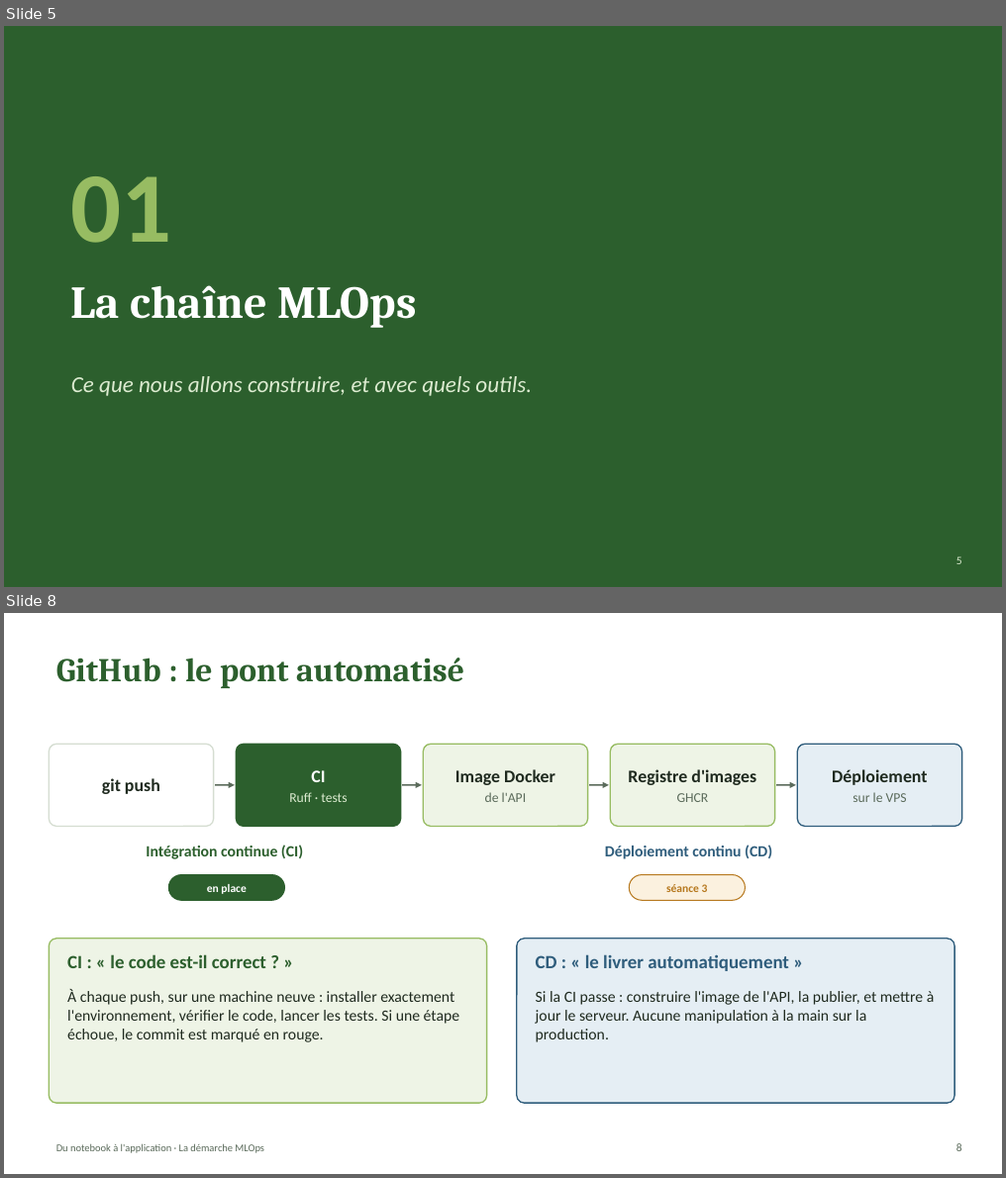
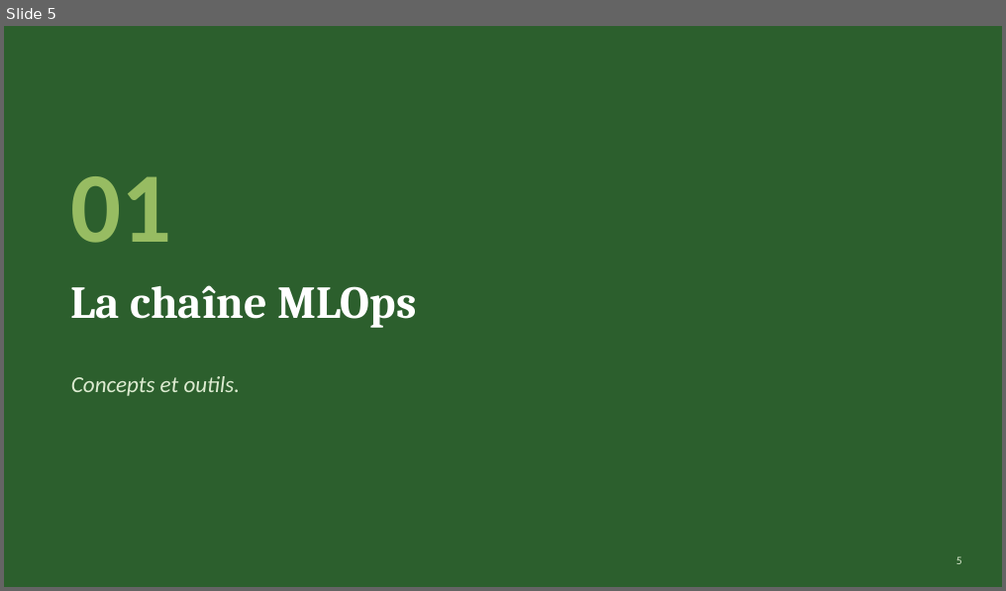
Before and after one commit to webew/crop_recommendation_tp, a slide deck: docs/support/seance1_demarche_mlops.pptx. Shown one above the other, each under a label of ours: slides 5 and 8 before the commit, slide 5 after it; the slides between them are not shown. The pictures are 1006x1178 and 1006x591 pixels, drawn with LibreOffice and Linux fonts; fonts in the diff are those of the drawing. Boxes give left, top, right and bottom in pixels: in the first picture for what was removed or moved away, otherwise in the second. Text is boxed around its words. In the diff, an @@ line names an element or a change of style, - is before the commit and + after.

```diff
--- a/docs/support/seance1_demarche_mlops.pptx
+++ b/docs/support/seance1_demarche_mlops.pptx
@@ slide 8 removed at [4,613,1002,1174], background #FFFFFF @@
@@ title removed at [56,658,464,688] @@
-GitHub : le pont automatisé
@@ rounded rectangle removed at [49,744,214,827] @@
-git push
@@ rounded rectangle removed at [236,744,401,827] @@
-CI
-Ruff · tests
@@ rounded rectangle removed at [423,744,588,827] @@
-Image Docker
-de l'API
@@ rounded rectangle removed at [611,744,775,827] @@
-Registre d'images
-GHCR
@@ rounded rectangle removed at [798,744,962,827] @@
-Déploiement
-sur le VPS
@@ arrow removed from (215, 785) to (235, 785) @@
@@ arrow removed from (402, 785) to (422, 785) @@
@@ arrow removed from (589, 785) to (609, 785) @@
@@ arrow removed from (776, 785) to (796, 785) @@
@@ text removed at [146,845,303,860] @@
-Intégration continue (CI)
@@ text removed at [605,845,772,860] @@
-Déploiement continu (CD)
@@ rounded rectangle removed at [168,875,285,900] @@
-en place
@@ rounded rectangle removed at [629,875,746,900] @@
-séance 3
@@ rounded rectangle removed at [49,939,487,1103] @@
@@ rounded rectangle removed at [517,939,954,1103] @@
@@ text removed at [67,955,266,968] @@
-CI : « le code est-il correct ? »
@@ text removed at [536,955,789,971] @@
-CD : « le livrer automatiquement »
@@ text removed at [67,989,459,1043] @@
-À chaque push, sur une machine neuve : installer exactement l'environnement, vérifier le code, lancer les tests. Si une étape échoue, le commit est marqué en rouge.
@@ text removed at [536,991,935,1043] @@
-Si la CI passe : construire l'image de l'API, la publier, et mettre à jour le serveur. Aucune manipulation à la main sur la production.
@@ text removed at [56,1144,264,1154] @@
-Du notebook à l'application · La démarche MLOps
@@ page number removed at [956,1144,962,1152] @@
-8
@@ slide 5 changed as well @@
@@ text at [71,376,241,396]: text changed @@
-Ce que nous allons construire, et avec quels outils.
+Concepts et outils.
```
Also in this commit, not shown: 14 other slides changed, 2 other slides removed, 1 other file.
